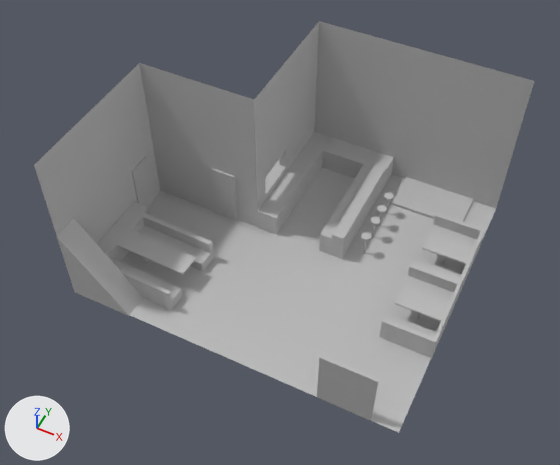
Before and after pictures for a commit that changed the FBX model Assets/GameMain/Models/Building/Shire/M_Shire_Restaurant.fbx.
One viewpoint serves both versions: a camera (50 mm lens) standing at (0.0791, -0.1907, 0.2401) and looking at (-0.0075, -0.0174, 0.0236). Lighting does not change. The marker at lower left points along +X, +Y and +Z. Where no turn or scale is listed for an object, it has been applied to the vertices.

The scene before the commit, as lines of its bpy script (objects in view):
```python
ob_door_03 = bpy.data.objects.new('door_03', me_mesh_009)
ob_door_03.location = (0.0391, -0.0612, 0.0126)
ob_pcube10 = bpy.data.objects.new('pCube10', me_mesh_004)
ob_pcube10.location = (0.0493, 0.0162, 0.0048)
ob_pcube11 = bpy.data.objects.new('pCube11', me_mesh_005)
ob_pcube11.parent = ob_s_shire_restaurant
ob_pcube11.location = (-5.184, 0.485, 3.714)
ob_pcube13 = bpy.data.objects.new('pCube13', me_mesh_014)
ob_pcube13.location = (-0.0617, -0.0568, 0.0161)
ob_pcube9 = bpy.data.objects.new('pCube9', me_mesh_003)
ob_pcube9.location = (0.0493, -0.0137, 0.0048)
ob_polysurface2 = bpy.data.objects.new('polySurface2', me_mesh_006)
ob_polysurface2.location = (-0.0696, -0.0459, 0.005)
ob_polysurface30 = bpy.data.objects.new('polySurface30', me_mesh_015)
ob_polysurface30.location = (-0.0076, -0.0033, 0.0006)
ob_polysurface31 = bpy.data.objects.new('polySurface31', me_mesh)
ob_polysurface31.location = (-0.0076, -0.0034, 0.0335)
# me_mesh_015
# before: 0 (-0.0188, -0.0583, -0.0006) at pixel (180, 337), 1 (0.0188, -0.0583, -0.0006) at pixel (271, 377), 2 (0.0669, -0.0583, -0.0006) at pixel (398, 432), 10 (-0.0669, -0.0583, -0.0006) at pixel (74, 291)
# also in view: 'door_01' at (-0.0414, -0.0003, 0.0126); 'door_02' at (-0.0742, -0.0109, 0.0126); 'pCube3' at (-0.0077, 0.0275, 0.0061)
```
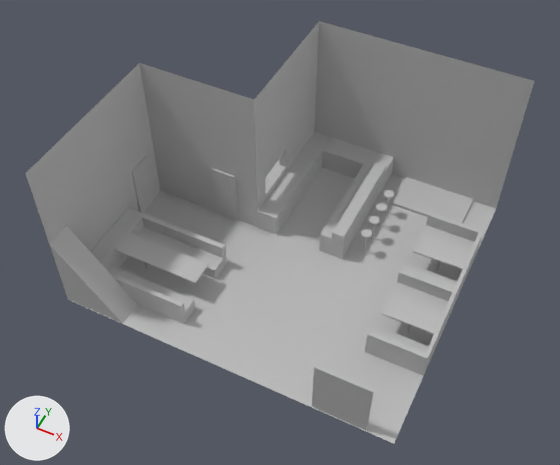
Where the newer file only moved an object's origin or applied its transform, the numbers keep the older frame.

Diff of the bpy script that builds the scene:
```diff
--- a/Assets/GameMain/Models/Building/Shire/M_Shire_Restaurant.fbx.py
+++ b/Assets/GameMain/Models/Building/Shire/M_Shire_Restaurant.fbx.py
@@ me_mesh_005 @@
 # used by ob_pcube11; parent = ob_s_shire_restaurant; location = (-5.184, 0.485, 3.714)
-me_mesh_005.from_pydata(...)  # 56 vertices, 44 faces; spans x -1.74..1.74, y -0.53..0.53, z -1.55..1.55
+me_mesh_005.from_pydata(...)  # 56 vertices, 44 faces; spans x -2.48..1.02, y -0.05..1.01, z -1.5..1.5
+# me_mesh_005 part 2: all 28 vertices in x -1.74..-1.43, y -0.47..0.53, z -1.55..1.45 are multiplied about their middle by the matrix ((-1.06, -0.001, -0.059), (0.0, 1.0, 0.0), (0.033, 0.0, -1.0)), then moved by (-0.73, 0.48, 0.0)
+# me_mesh_005 part 3: all 20 vertices in x 1.53..1.74, y -0.47..0.53, z -1.44..1.55 are multiplied about their middle by the matrix ((-1.06, -0.001, -0.059), (0.0, 1.0, 0.0), (0.033, 0.0, -1.0)), then moved by (-0.73, 0.48, 0.0)
 me_mesh_005.materials.append(mat_lambert1)
@@ me_mesh_003 @@
 me_mesh_003.from_pydata(...)  # 56 vertices, 44 faces; spans x -0.0102..0.0102, y -0.015..0.015, z -0.0053..0.0053
 # used by ob_pcube9; location = (0.0493, -0.0137, 0.0048)
+# me_mesh_003 part 4: the whole mesh is scaled about its middle by 1.11, then moved by (-0.0013, -0.0068, 0.0005)
 me_mesh_003.materials.append(mat_lambert1)
@@ me_mesh @@
 me_mesh.from_pydata(...)  # 20 vertices, 12 faces; spans x -0.0669..0.0669, y -0.0582..0.0582, z -0.0335..0.0335
 # used by ob_polysurface31; location = (-0.0076, -0.0034, 0.0335)
-me_mesh.vertices[4].co = (-0.0669, -0.0582, -0.0335)  # pixel (74, 291)
-me_mesh.vertices[11].co = (-0.0669, -0.0582, 0.0335)  # pixel (33, 165)
+# me_mesh part 6
+me_mesh.vertices[4].co = (-0.0669, -0.0624, -0.0335)  # pixel (67, 299)
+me_mesh.vertices[11].co = (-0.0669, -0.0624, 0.0335)  # pixel (25, 173)
 me_mesh.materials.append(mat_lambert1)
@@ me_mesh_015 @@
 me_mesh_015.from_pydata(...)  # 19 vertices, 10 faces; spans x -0.0669..0.0669, y -0.0583..0.0583, z -0.0006..0.0006
 # used by ob_polysurface30; location = (-0.0076, -0.0033, 0.0006)
+# me_mesh_015 part 5
+for i in [0, 1, 2, 10]: me_mesh_015.vertices[i].co += Vector((0.0, -0.0045, 0.0))
 me_mesh_015.materials.append(mat_lambert1)
@@ me_mesh_004 @@
 me_mesh_004.from_pydata(...)  # 56 vertices, 44 faces; spans x -0.0102..0.0102, y -0.015..0.015, z -0.0053..0.0053
 # used by ob_pcube10; location = (0.0493, 0.0162, 0.0048)
+# me_mesh_004 part 1: the whole mesh is scaled about its middle by 1.11, then moved by (-0.0013, -0.0036, 0.0005)
 me_mesh_004.materials.append(mat_lambert1)
@@ ob_pcube11 @@
 ob_pcube11.parent = ob_s_shire_restaurant
-ob_pcube11.location = (-5.184, 0.485, 3.714)
+ob_pcube11.location = (-5.602, 0.00336, 3.937)
+ob_pcube11.rotation_euler = (0.0, -3.142, 0.0)  # degrees (0, -180, 0)
+ob_pcube11.scale = (1.11, 1.11, 1.11)
@@ ob_pcube13 @@
 ob_pcube13 = bpy.data.objects.new('pCube13', me_mesh_014)
-ob_pcube13.location = (-0.0617, -0.0568, 0.0161)
+ob_pcube13.location = (-0.0617, -0.0609, 0.0161)
@@ ob_door_03 @@
 ob_door_03 = bpy.data.objects.new('door_03', me_mesh_009)
-ob_door_03.location = (0.0391, -0.0612, 0.0126)
+ob_door_03.location = (0.0391, -0.0654, 0.0126)
```

What differs and where, as boxes [x1, y1, x2, y2] in the pictures (560 x 465 px; the box of a moved part takes in the faces that stretch with it):
'polySurface31', reshaped
    before: [34, 21, 534, 244]
    after: [26, 21, 534, 252]
'polySurface30', reshaped
    before: [120, 167, 496, 433]
    after: [72, 167, 496, 444]
'pCube11', reshaped, moved, turned, rescaled
    before: [105, 212, 214, 310]
    after: [100, 213, 227, 324]
'pCube9', mesh rescaled (11% wider, 14% taller)
    before: [379, 264, 462, 358]
    after: [365, 269, 457, 376]
'pCube13', moved
    before: [57, 218, 143, 316]
    after: [50, 226, 138, 323]
'pCube10', mesh rescaled (12% wider, 13% taller)
    before: [411, 213, 485, 296]
    after: [401, 212, 484, 306]
'door_03', moved
    before: [317, 356, 379, 421]
    after: [312, 365, 374, 430]
part 2 of me_mesh_005, moved or reshaped
    before: [105, 212, 146, 261]
    after: [100, 213, 144, 271]
part 3 of me_mesh_005, moved or reshaped
    before: [112, 233, 214, 310]
    after: [108, 232, 227, 324]
part 5 of me_mesh_015, moved or reshaped
    before: [123, 231, 441, 433]
    after: [72, 212, 455, 444]
part 6 of me_mesh, moved or reshaped
    before: [34, 63, 160, 244]
    after: [26, 63, 160, 252]
